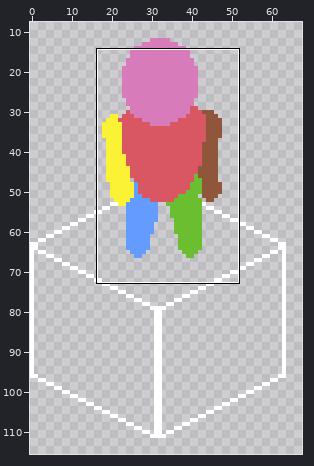
Two states of a pixel-art file, assets/sprites/player/player-sprite-sheet.aseprite. Above: a wide view before the commit, with the close-up outlined.
Close-up. Old version:
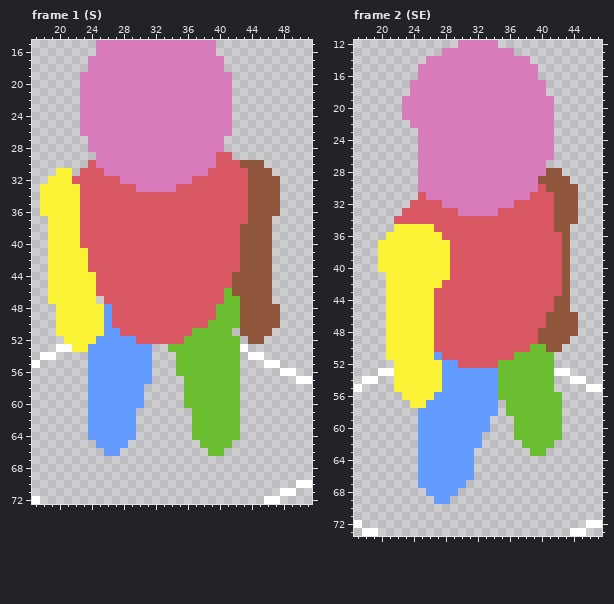
512x256 pixels, 10 frames. Shown: frame 1 (S): x 17..51, y 15..72; frame 2 (SE): x 17..47, y 12..73. The wide view leaves out empty margins. The commit also changed other frames or places, which this record leaves out.
Now the later version:
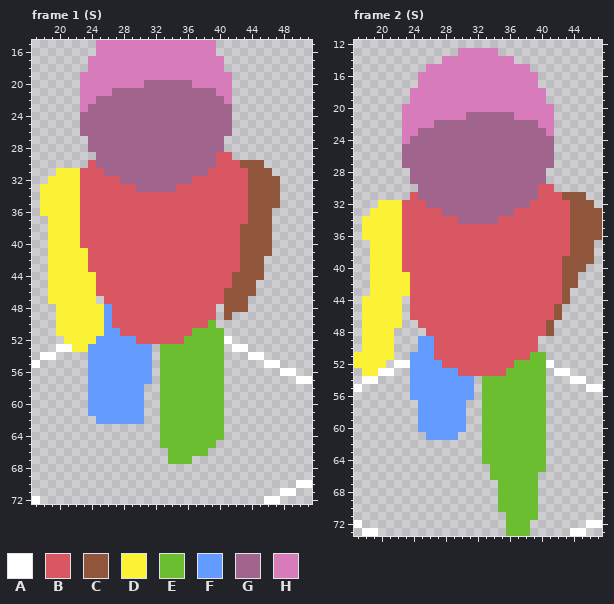
Palette (. is transparent): A #ffffff  B #d95763  C #8f563b  D #fbf236  E #6abe30  F #639bff  G #a0648d  H #d77bba
The commit says: art: character animation sketch 40%
The exact change:
Changed rows in their new state; - is an unchanged pixel.
Frame 1 (S):
first column x 22:
20 ---------GGGGGG-----------
21 -----GGGGGGGGGGGGG--------
22 ---GGGGGGGGGGGGGGGG-------
23 --GGGGGGGGGGGGGGGGGG------
24 -GGGGGGGGGGGGGGGGGGG------
25 -GGGGGGGGGGGGGGGGGGG------
26 -GGGGGGGGGGGGGGGGGGG------
27 --GGGGGGGGGGGGGGGGG-------
28 --GGGGGGGGGGGGGGGGG-------
29 ---GGGGGGGGGGGGGGG--------
30 ---GGGGGGGGGGGGGGG--------
31 D---GGGGGGGGGGGGG---------
32 D-----GGGGGGGGG-----------
33 --------GGGGG-------------
36 -------------------------.
first column x 24:
42 ----------------------.-
43 ----------------------.-
44 ----------------------.-
45 ---------------------..-
46 -----------------C---..-
47 -----------------CC-...-
48 ----------------.CC-....
49 ----------------.C......
50 ----------------........
51 -----------------.-....-
52 -----------------A.-..--
53 ---------E-------.A-----
54 ---------EE------..-----
55 ---------EE------..-----
56 ---------EE------..-----
57 ---------EEE-----..-----
58 ---------EEE-----..-----
59 ---------EEE-----..-----
60 ---------EEE-----..-----
61 ------F--EEEE----..-----
62 .-----F--EEEE----..-----
63 ......---EEEE----..-----
64 ......---EEEE----..-----
65 -....----EEEEE--..------
66 --..------EEEEE..-------
67 ----------EEE-----------
Frame 2 (S):
first column x 17:
12 -------------.....-------------
13 -----------..-----..-----------
14 ---------..---------..---------
15 --------.-------------.--------
17 -------.---------------.-------
19 ------.-----------------.------
21 --------------GGGGGG-----------
22 ------H---GGGGGGGGGGGGG--------
23 ------HHGGGGGGGGGGGGGGGG-------
24 ------HGGGGGGGGGGGGGGGGGG------
25 ------GGGGGGGGGGGGGGGGGGG------
26 ------GGGGGGGGGGGGGGGGGGG------
27 ------GGGGGGGGGGGGGGGGGGG------
28 -------GGGGGGGGGGGGGGGGG..-----
29 -------GGGGGGGGGGGGGGGGG...----
30 --------GGGGGGGGGGGGGGG-B...---
31 -------BGGGGGGGGGGGGGGG--B--C--
32 ---DDDB--GGGGGGGGGGGGG---BB-CC-
33 --DDDD-----GGGGGGGGG-----BB-CCC
34 -DDDDD-------GGGGG-------BB-CCC
35 -DDDD-BBBB---------------BBCCCC
36 -DDD--BBBBB---------------BCCCC
37 --D---BBBBBB--------------BCCC-
38 --D---BBBBBB--------------BCCC-
39 --D---BBBBBB---------------CCC-
40 --D---BBBBBB---------------CC--
41 --DD---BBBBB---------------C---
42 --DD---BBBB----------------C---
43 --DD---BBB---------------------
44 -DDD--.BBB---------------B-----
45 -DDD--.BBB----------------.----
46 -DDD--.BBB--------------B-..---
47 -DDD--..BB---------------...---
48 -DDD-....B-------------B-...---
49 -DDD-...FF-------------....----
50 -DDD-...FF------------B...-----
51 DDDD-..FFFB---------BB--.------
52 DDDD-AAFFFFBB-----BB----A------
53 -DD--..FFFF--BBBBBB-----.------
54 -----..FFFF----.EE------.------
55 -----..FFFF----.EE------.------
56 ------.FFF-----.EE------..-----
57 -------.F-----..EEE-----..-----
58 --------------..EEE-----..-----
59 --------------..EEEE----..-----
60 --------------..EEEE----..-----
61 --------.----...EEEE----..-----
62 --------........EEEEE---.------
63 --------.......-EEEEEE---------
64 --------.......-EEEEEEEE-------
65 --------.......--EEEEEEE-------
66 --------.......--EEEEEE--------
67 --------......----EEEEE--------
68 ---------....-----EEEEE--------
69 ----------..------EEEEE--------
70 ------------------EEEEE--------
71 -------------------EEEE--------
72 -------------------EEE---------
73 -------------------EEE---------
Where, in picture pixels (left, top, right, bottom), the same in both close-ups:
changed: (72, 80, 232, 192)
erased: (272, 208, 280, 216)
changed: (88, 256, 280, 464)
changed: (354, 40, 602, 536)
